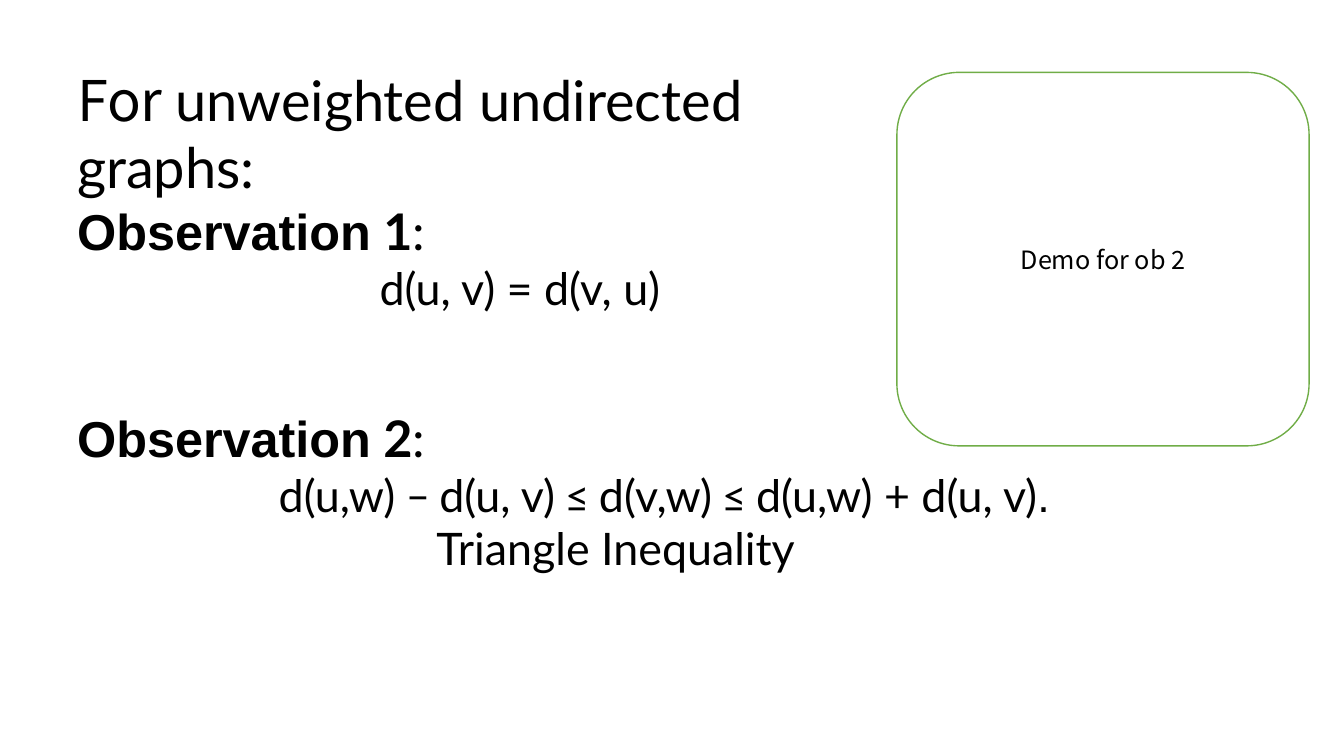
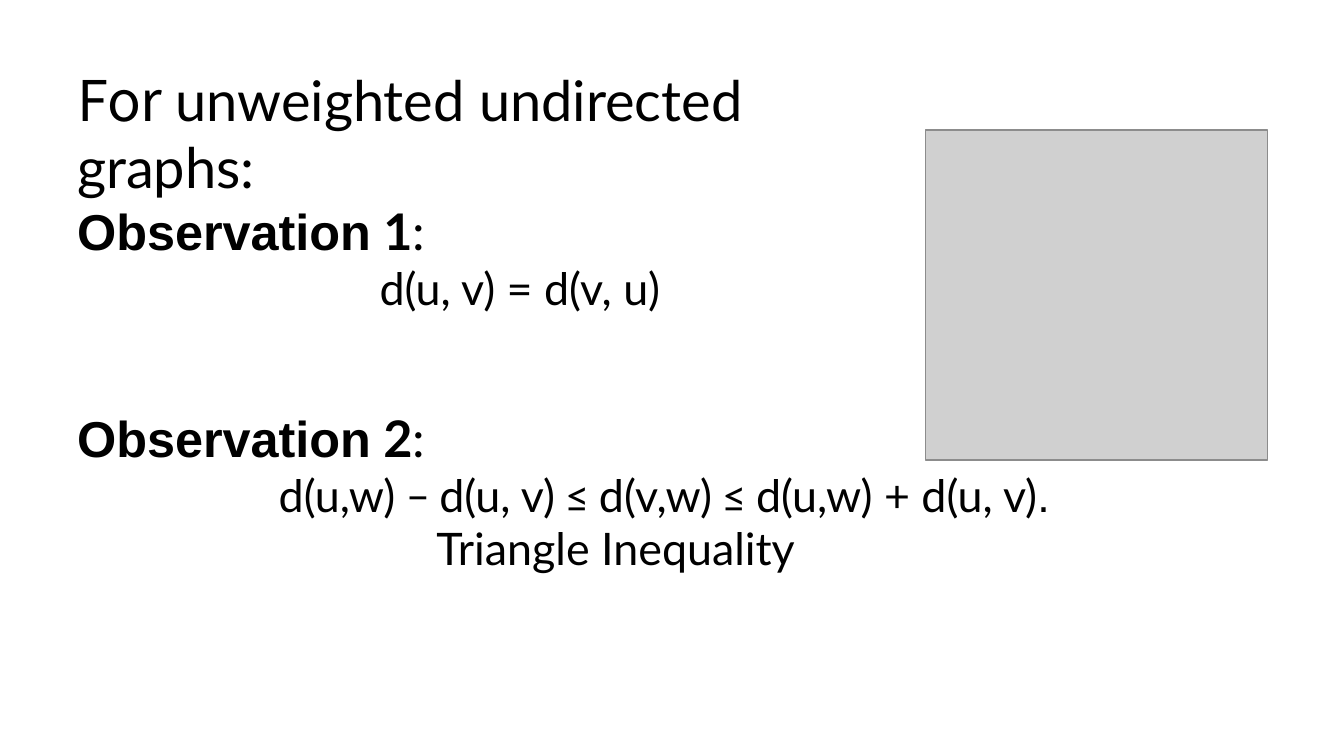
Before and after one commit to KSDeng/CS5234_miniproject, a slide deck: slide 17 of slide.pptx (slide 9 before the commit). Drawn at 1344x756 pixels with LibreOffice and Linux fonts; fonts in the diff are those of the drawing; grey boxes stand for pictures. Boxes give left, top, right and bottom in pixels: in the first picture for what was removed or moved away, otherwise in the second. Text is boxed around its words. In the diff, an @@ line names an element or a change of style, - is before the commit and + after.

```diff
--- a/slide.pptx
+++ b/slide.pptx
@@ rounded rectangle removed at bbox=[897, 73, 1310, 447] @@
-Demo for ob 2
@@ picture added at bbox=[926, 130, 1267, 460] @@
```
Also in this commit, not shown: 10 other slides changed, 13 slides added, 4 slides removed, 1 other file.
